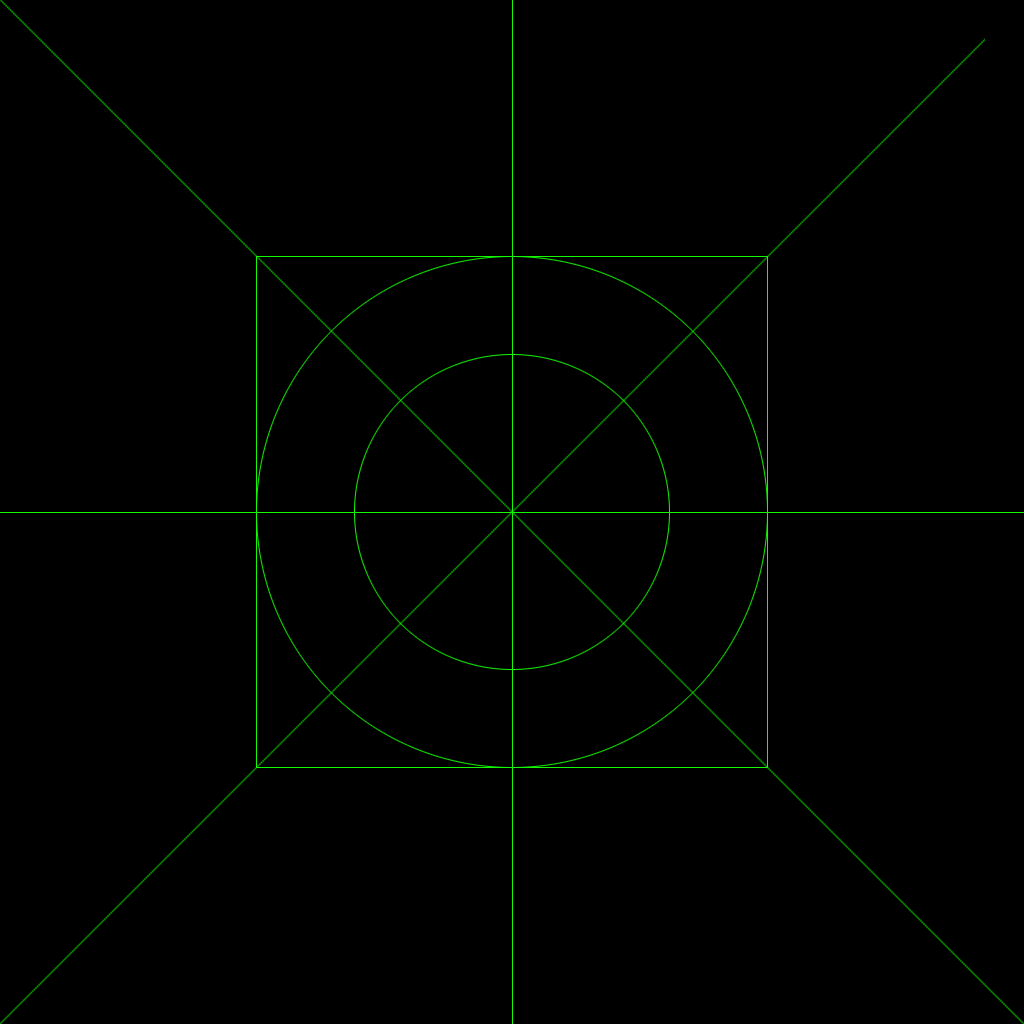
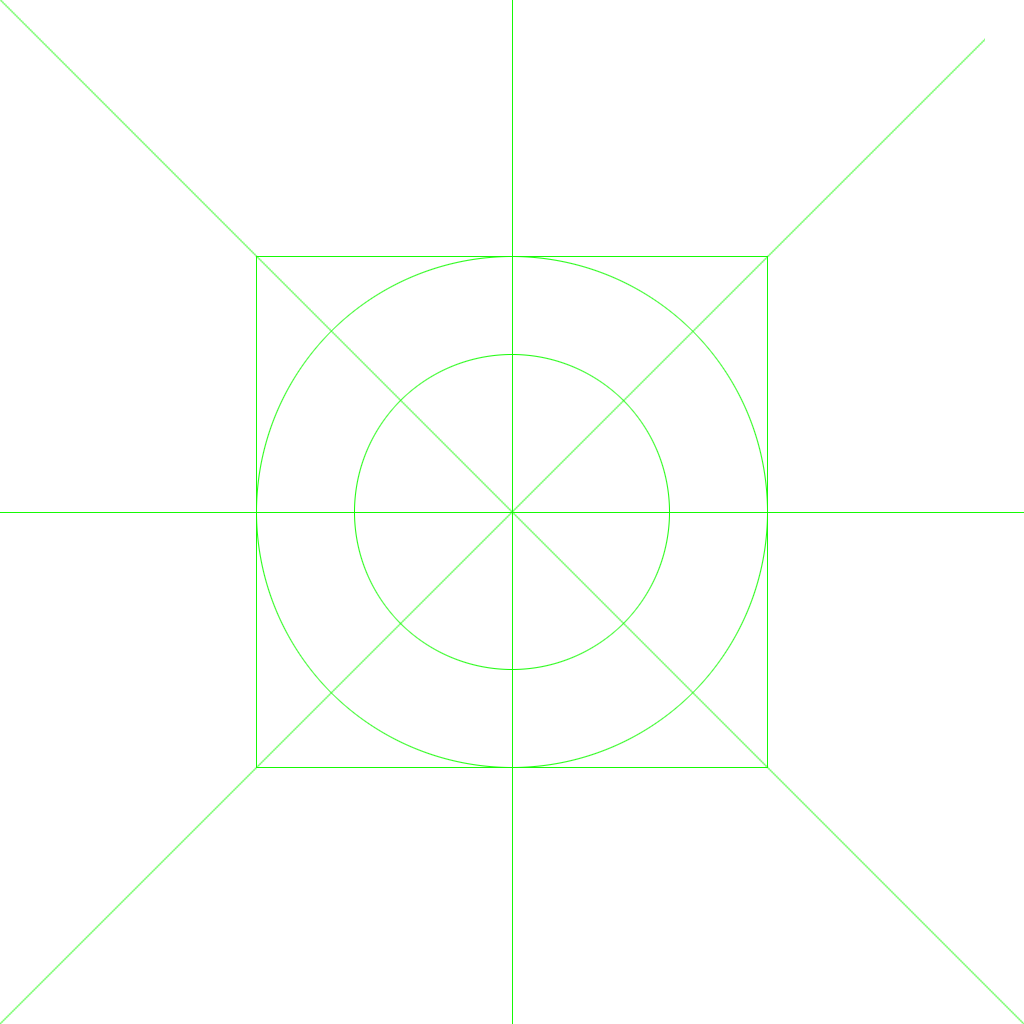
Revision of a layered 1024x1024 image; what changed, layer by layer:
hid "图层 2" over [0, 0, 1024, 1024]
